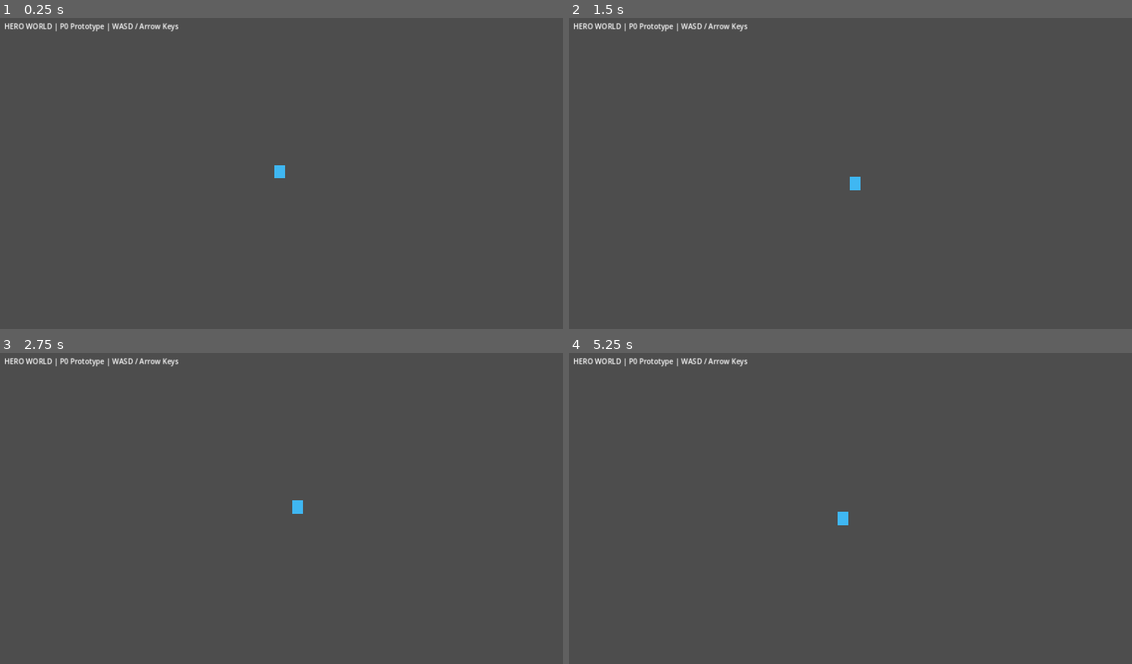
Above: before the commit, frames 1-4 (two rows, left to right).
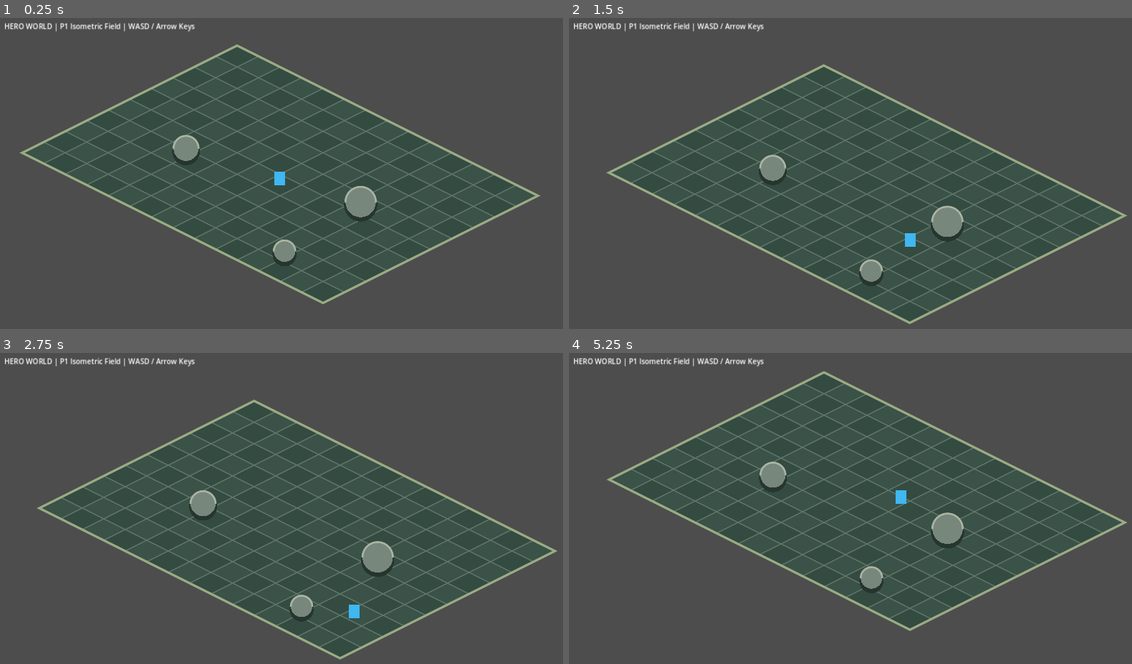
Above: after the commit, the same moments.

Repository: oneyi53/Legend53
Game: Godot game, scene res://scenes/boot/main.tscn
Two runs of this game, one before a commit and one after it. Both use one fixed random seed, a clock stepped at 60 frames per second and the inputs below.
Inputs:
- Up to frame 1 (0.25 s): no input
- Up to frame 2 (1.5 s): hold D (move_right) 0.53-1.28 s; hold S (move_down) from 1.28 s (still down)
- Up to frame 3 (2.75 s): release S (move_down) at 2.03 s; hold D (move_right) from 2.03 s (still down)
- Up to frame 4 (5.25 s): release D (move_right) at 2.78 s; hold W (move_up) 2.78-3.53 s; hold A (move_left) 3.53-5.03 s; tap Enter at 4.25 s; hold S (move_down) from 5.03 s (still down)

The runs differ from the first frame. In frame 1, 22% of the frame differs, in the area x 3-97%, y 1-92%; in frame 2, 21%; in frame 3, 22%; in frame 4, 22%, in the area x 6-100%, y 1-90%.

Commit message:
feat: build P1 isometric field and movement

Diff:
--- a/project.godot
+++ b/project.godot
@@ -18,19 +18,19 @@
 [input]
 move_left={
 "deadzone": 0.2,
-"events": [Object(InputEventKey,"physical_keycode":65)]
+"events": [Object(InputEventKey,"physical_keycode":65), Object(InputEventKey,"physical_keycode":4194311)]
 }
 move_right={
 "deadzone": 0.2,
-"events": [Object(InputEventKey,"physical_keycode":68)]
+"events": [Object(InputEventKey,"physical_keycode":68), Object(InputEventKey,"physical_keycode":4194313)]
 }
 move_up={
 "deadzone": 0.2,
-"events": [Object(InputEventKey,"physical_keycode":87)]
+"events": [Object(InputEventKey,"physical_keycode":87), Object(InputEventKey,"physical_keycode":4194320)]
 }
 move_down={
 "deadzone": 0.2,
-"events": [Object(InputEventKey,"physical_keycode":83)]
+"events": [Object(InputEventKey,"physical_keycode":83), Object(InputEventKey,"physical_keycode":4194322)]
 }
 
 [rendering]
--- a/scenes/boot/main.tscn
+++ b/scenes/boot/main.tscn
@@ -1,33 +1,41 @@
-[gd_scene load_steps=3 format=3]
+[gd_scene load_steps=4 format=3]
 
 [ext_resource type="Script" path="res://scripts/player/player_controller.gd" id="1_player"]
+[ext_resource type="Script" path="res://scripts/world/isometric_world.gd" id="2_world"]
+
 [sub_resource type="RectangleShape2D" id="RectangleShape2D_player"]
 size = Vector2(24, 24)
 
 [node name="Main" type="Node2D"]
 
 [node name="World" type="Node2D" parent="."]
+script = ExtResource("2_world")
 
-[node name="Player" type="CharacterBody2D" parent="World"]
-position = Vector2(640, 360)
+[node name="Player" type="CharacterBody2D" parent="."]
+position = Vector2(640, 340)
 script = ExtResource("1_player")
 
-[node name="BodyVisual" type="Polygon2D" parent="World/Player"]
+[node name="BodyVisual" type="Polygon2D" parent="Player"]
 polygon = PackedVector2Array(-12, -18, 12, -18, 12, 12, -12, 12)
 color = Color(0.25, 0.72, 0.95, 1)
 
-[node name="CollisionShape2D" type="CollisionShape2D" parent="World/Player"]
+[node name="CollisionShape2D" type="CollisionShape2D" parent="Player"]
 shape = SubResource("RectangleShape2D_player")
 
-[node name="Camera2D" type="Camera2D" parent="World/Player"]
+[node name="Camera2D" type="Camera2D" parent="Player"]
 position_smoothing_enabled = true
 position_smoothing_speed = 5.0
+limit_left = 40
+limit_top = 20
+limit_right = 1240
+limit_bottom = 640
+limit_smoothed = true
 
 [node name="HUD" type="CanvasLayer" parent="."]
 
 [node name="Status" type="Label" parent="HUD"]
 offset_left = 24.0
 offset_top = 20.0
-offset_right = 1000.0
+offset_right = 1100.0
 offset_bottom = 60.0
-text = "HERO WORLD | P0 Prototype | WASD / Arrow Keys"
+text = "HERO WORLD | P1 Isometric Field | WASD / Arrow Keys"
--- a/scripts/player/player_controller.gd
+++ b/scripts/player/player_controller.gd
@@ -1,11 +1,18 @@
 extends CharacterBody2D
 
-## P0 movement placeholder. P1 will replace this with isometric navigation,
-## touch controls, obstacle avoidance and squad-follow behavior.
+## P1: eight-way input mapped onto a 2:1 isometric ground plane.
 
 @export var move_speed: float = 220.0
 
 func _physics_process(_delta: float) -> void:
     var input_vector := Input.get_vector("move_left", "move_right", "move_up", "move_down")
-    velocity = input_vector * move_speed
+    var isometric_direction := Vector2(
+        input_vector.x - input_vector.y,
+        (input_vector.x + input_vector.y) * 0.5
+    )
+
+    if isometric_direction.length_squared() > 1.0:
+        isometric_direction = isometric_direction.normalized()
+
+    velocity = isometric_direction * move_speed
     move_and_slide()
--- /dev/null
+++ b/scripts/world/isometric_world.gd
@@ -0,0 +1,98 @@
+extends Node2D
+
+## A lightweight, code-drawn isometric test field.
+## Geometry is generated at runtime so the prototype needs no external art assets.
+
+const GRID_WIDTH: int = 14
+const GRID_HEIGHT: int = 10
+const TILE_WIDTH: float = 96.0
+const TILE_HEIGHT: float = 48.0
+const GRID_ORIGIN := Vector2(544.0, 40.0)
+
+const FLOOR_A := Color("#344b42")
+const FLOOR_B := Color("#3a5248")
+const GRID_LINE := Color("#607568")
+const EDGE_COLOR := Color("#9aab83")
+
+func _ready() -> void:
+    _create_boundary()
+    _create_obstacle(Vector2(430.0, 270.0), 28.0)
+    _create_obstacle(Vector2(820.0, 390.0), 34.0)
+    _create_obstacle(Vector2(650.0, 500.0), 24.0)
+    queue_redraw()
+
+func _iso_point(grid_x: float, grid_y: float) -> Vector2:
+    return GRID_ORIGIN + Vector2(
+        (grid_x - grid_y) * TILE_WIDTH * 0.5,
+        (grid_x + grid_y) * TILE_HEIGHT * 0.5
+    )
+
+func _draw() -> void:
+    for y in range(GRID_HEIGHT):
+        for x in range(GRID_WIDTH):
+            var center := _iso_point(float(x) + 0.5, float(y) + 0.5)
+            var half := Vector2(TILE_WIDTH * 0.5, TILE_HEIGHT * 0.5)
+            var diamond := PackedVector2Array([
+                center + Vector2(0.0, -half.y),
+                center + Vector2(half.x, 0.0),
+                center + Vector2(0.0, half.y),
+                center + Vector2(-half.x, 0.0)
+            ])
+            var tile_color := FLOOR_A if (x + y) % 2 == 0 else FLOOR_B
+            draw_colored_polygon(diamond, tile_color)
+            draw_polyline(
+                PackedVector2Array([diamond[0], diamond[1], diamond[2], diamond[3], diamond[0]]),
+                GRID_LINE,
+                1.0,
+                true
+            )
+
+    var corners := PackedVector2Array([
+        _iso_point(0.0, 0.0),
+        _iso_point(float(GRID_WIDTH), 0.0),
+        _iso_point(float(GRID_WIDTH), float(GRID_HEIGHT)),
+        _iso_point(0.0, float(GRID_HEIGHT)),
+        _iso_point(0.0, 0.0)
+    ])
+    draw_polyline(corners, EDGE_COLOR, 4.0, true)
+
+    # Simple stylized stones matching the circular collision areas.
+    _draw_stone(Vector2(430.0, 270.0), 28.0)
+    _draw_stone(Vector2(820.0, 390.0), 34.0)
+    _draw_stone(Vector2(650.0, 500.0), 24.0)
+
+func _draw_stone(center: Vector2, radius: float) -> void:
+    draw_circle(center + Vector2(0.0, 7.0), radius + 3.0, Color("#26362f"))
+    draw_circle(center, radius, Color("#78877b"))
+    draw_arc(center, radius, PI, TAU, 24, Color("#aab5a1"), 3.0, true)
+
+func _create_boundary() -> void:
+    var corners := [
+        _iso_point(0.0, 0.0),
+        _iso_point(float(GRID_WIDTH), 0.0),
+        _iso_point(float(GRID_WIDTH), float(GRID_HEIGHT)),
+        _iso_point(0.0, float(GRID_HEIGHT))
+    ]
+    for index in range(corners.size()):
+        var wall := StaticBody2D.new()
+        wall.name = "BoundaryWall%d" % index
+        add_child(wall)
+
+        var collision := CollisionShape2D.new()
+        var segment := SegmentShape2D.new()
+        segment.a = corners[index]
+        segment.b = corners[(index + 1) % corners.size()]
+        collision.shape = segment
+        wall.add_child(collision)
+
+func _create_obstacle(position_on_map: Vector2, radius: float) -> void:
+    var obstacle := StaticBody2D.new()
+    obstacle.name = "StoneObstacle"
+    obstacle.position = position_on_map
+    add_child(obstacle)
+
+    var collision := CollisionShape2D.new()
+    var circle := CircleShape2D.new()
+    circle.radius = radius
+    collision.shape = circle
+    obstacle.add_child(collision)
